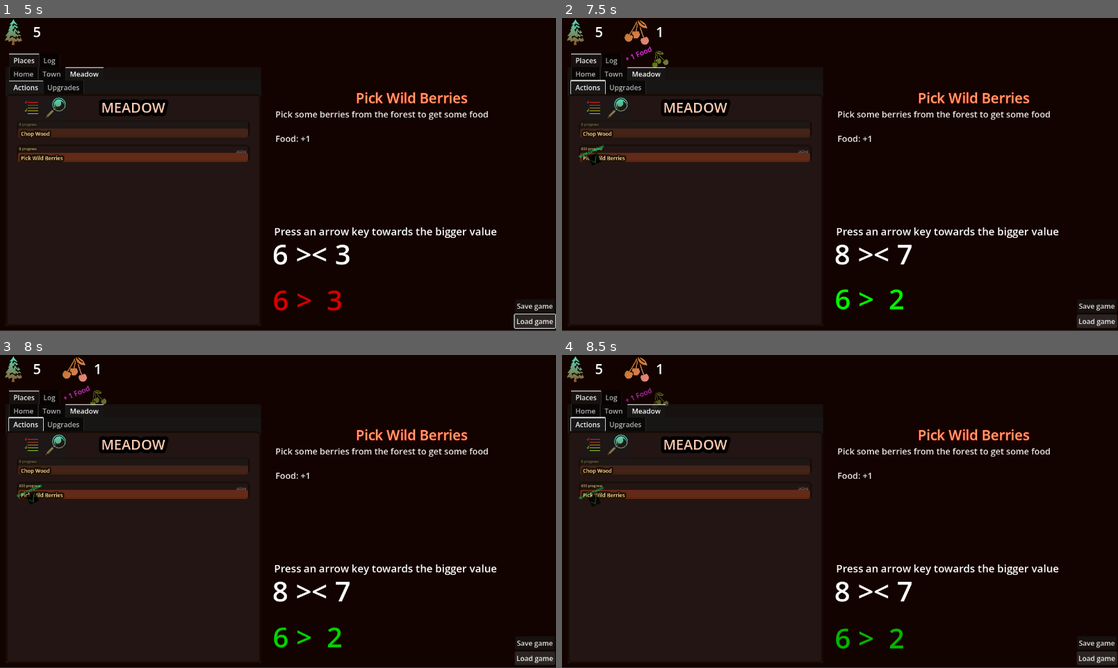
Above: before the commit, frames 1-4 (two rows, left to right).
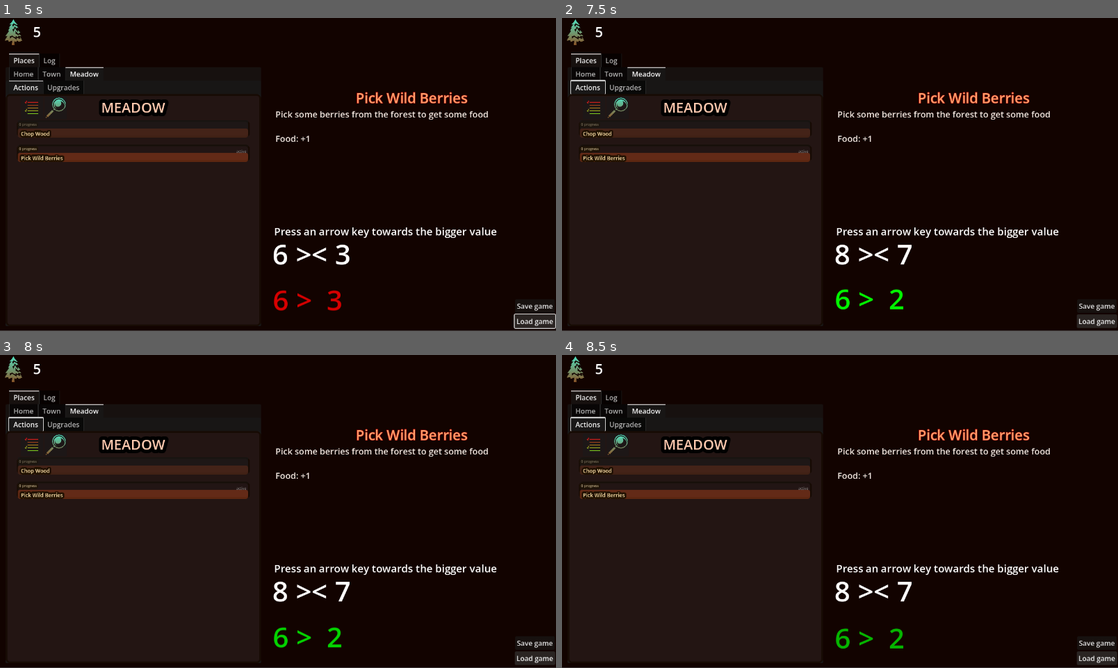
Above: after the commit, the same moments.

Repository: mark-chimes/mathcraft
Game: Godot game, scene res://main.tscn
The game is run twice, just before and just after one commit, with the same random seed, the same clock (stepped at 60 frames per second) and the same inputs.
Inputs (mouse positions are in pixels of both pictures, inside the frame that each line leads up to):
- Up to frame 1 (5 s): click (133, 187) at 0.5 s; click (55, 108) at 1.25 s; click (33, 108) at 2 s; click "Save game" at 2.75 s; click "Load game" at 3.5 s; hold Right (right) from 4.28 s (still down)
- Up to frame 2 (7.5 s): release Right (right) at 5.03 s; hold Left (left) 5.03-5.78 s; hold Right (right) 5.78-7.28 s; tap Enter at 6.5 s; tap Space at 7.25 s; hold Left (left) from 7.28 s (still down)
- Up to frame 3 (8 s): keep holding Left (left)
- Up to frame 4 (8.5 s): keep holding Left (left)

Frame 1 is identical in both runs. In frame 2, 0.4% of the frame differs, in the area x 3-20%, y 0-48%; in frame 3, 0.4%; in frame 4, 0.3%.
Error after the commit: Invalid access to property or key '<RefCounted#-9223371976406464807>' on a base object of type 'Dictionary[ActivityInfo, QuestProgressor]'. (res://quest/quest_…

Commit message:
Resources over time

Diff:
--- a/quest/quest_manager.gd
+++ b/quest/quest_manager.gd
@@ -5,6 +5,7 @@
 @export var quest_display : QuestGroupDisplay
 @export var stock_control : StockControl
 @export var qna : QnA
+@export var quest_progresser: PackedScene
 
 @export var non_question: QuestionGenerator
 @export var null_quest: QuestDetails
@@ -16,6 +17,8 @@
 var locked_quests: Array[QuestDetails]
 
 var quest_activities: Array[ActivityInfo]
+var progressors_by_activities: Dictionary[ActivityInfo, QuestProgressor]
+
 var active_quest: ActivityInfo
 
 const PROGRESS_BY_ANSWER = 800
@@ -79,9 +82,17 @@
 	for quest in to_unlock:
 		print("Unlocking quest: " + quest.quest_title)
 		var new_activity = add_activity_for_quest(quest)
+		var new_progressor = add_progressor_for_activity(new_activity)
 		if new_activity != null:
 			quest_display.update_quest(new_activity)
 		locked_quests.erase(quest)
+
+func add_progressor_for_activity(activity: ActivityInfo):
+	var progressor : QuestProgressor = quest_progresser.instantiate()
+	progressor.initialize(activity, quest_display)
+	progressors_by_activities[activity] = progressor
+	progressor.quest_complete.connect(_quest_completed)
+	add_child(progressor)
 
 func delete_deletable_quests():
 	var to_delete : Array[ActivityInfo] = []
@@ -186,6 +197,10 @@
 
 	quest_activities.erase(activity)
 	quest_display.remove_quest(activity)
+	var progressor = progressors_by_activities[activity]
+	progressors_by_activities.erase(activity)
+	if progressor:
+		progressor.queue_free()
 
 	if quest_activities.is_empty():
 		deactivate_all_quests()
@@ -196,15 +211,14 @@
 	refresh_quest_display()
 
 func _on_answer_correct() -> void:
-	active_quest.progress += PROGRESS_BY_ANSWER
-	if active_quest.progress >= REQUIRED_PROGRESS:
-		active_quest.progress -= REQUIRED_PROGRESS
-		_quest_completed()
-	update_quest_possibility()
-	refresh_quest_display()
-
-func _quest_completed() -> void:
-	quest_display.quest_complete(active_quest)
+	var progressor = progressors_by_activities[active_quest]
+	if not progressor:
+		printerr("NO PROGRESSOR FOR QUEST " + active_quest.quest_title)
+		return
+	progressor.on_correct_answer()
+
+func _quest_completed(completed_quest) -> void:
+	quest_display.quest_complete(completed_quest)
 	active_quest.completion_times += 1
 
 	var yield_specifiers = active_quest.quest.yield_specifiers
--- a/quest/quest_manager.tscn
+++ b/quest/quest_manager.tscn
@@ -1,11 +1,10 @@
 [gd_scene format=3 uid="uid://csh7j5mt7hv5r"]
 
 [ext_resource type="Script" uid="uid://darqe0cwt7ge1" path="res://quest/quest_manager.gd" id="1_fapin"]
-[ext_resource type="Script" uid="uid://bat5xbmp1mw6y" path="res://quest/quest_details.gd" id="2_wnoul"]
-[ext_resource type="Resource" uid="uid://6yhktebqke58" path="res://quest/quest_definitions/berry_quest.tres" id="3_t7ep5"]
-[ext_resource type="Resource" uid="uid://bdps74xrgqou6" path="res://quest/quest_definitions/juice_quest.tres" id="4_qbgci"]
+[ext_resource type="PackedScene" uid="uid://m3qlrycu06ek" path="res://quest/quest_progressor.tscn" id="2_aiuod"]
 
 [node name="QuestManager" type="Node" unique_id=2095940230]
 script = ExtResource("1_fapin")
-initial_quest_details = Array[ExtResource("2_wnoul")]([ExtResource("3_t7ep5"), ExtResource("4_qbgci")])
+quest_progresser = ExtResource("2_aiuod")
 all_quest_details_path = "res://quest/quest_definitions/"
+is_unlock_all = null
--- /dev/null
+++ b/quest/quest_progressor.gd
@@ -0,0 +1,87 @@
+extends Node
+class_name QuestProgressor
+
+signal quest_complete(activity)
+
+@export var quest_display: QuestGroupDisplay
+var activity : ActivityInfo
+var is_initialized = false
+
+func _ready() -> void:
+	pass
+
+func initialize(new_activity: ActivityInfo, new_quest_display: QuestGroupDisplay):
+	activity = new_activity
+	quest_display = new_quest_display
+	if not quest_display.is_node_ready():
+		await quest_display.ready
+	is_initialized = true
+
+func _process(delta) -> void:
+	if not is_initialized:
+		return
+	apply_progress(delta)
+
+var time_since_start = 0
+var progress_acc : float = 0.0
+
+const MAX_PROGRESS = 5000
+const PROGRESS_PER_ANSWER = 200
+
+func on_correct_answer() -> void:
+	allow_progress(PROGRESS_PER_ANSWER)
+
+var progress_to_accumulate = 0
+var progress_accumulated = 0
+
+var PROGRESS_DECREASE_RATE = -1.0	#m
+var SECONDS_TO_EMPTY = 0 # w
+# w = sqrt(-2P/m)
+var MAX_PROGRESS_RATE = 0 # h = -mw
+var leftover_progress = 0.0
+
+func allow_progress(progress_to_increase):
+	leftover_progress = progress_to_accumulate - progress_accumulated
+	progress_to_accumulate = clamp(progress_to_increase + leftover_progress, 0, MAX_PROGRESS)
+	activity.pressure = progress_to_accumulate
+	print("progress_to_accumulate: " + str(progress_to_accumulate))
+	SECONDS_TO_EMPTY = sqrt(-(2.0*progress_to_accumulate) / PROGRESS_DECREASE_RATE) # w
+	# w = sqrt(-2P/m)
+	MAX_PROGRESS_RATE = -PROGRESS_DECREASE_RATE * SECONDS_TO_EMPTY # h = -mw
+	time_since_start = 0.0
+	progress_accumulated = 0
+	activity.progress += progress_to_increase/5.0
+
+func apply_progress(delta):
+	var midpoint = time_since_start + delta/2.0
+	var progress = - PROGRESS_DECREASE_RATE * (SECONDS_TO_EMPTY - midpoint) * delta
+	if progress <= 0.0:
+		progress = 0.0
+		return
+
+	var progress_int : int = int(progress)
+	progress_acc += (progress - progress_int)
+	progress_int += int(progress_acc)
+	progress_acc -= int(progress_acc)*1.0
+
+	increase_progress(progress_int)
+
+	var progress_per_second = progress / delta
+	time_since_start += delta
+
+const REQUIRED_PROGRESS = 1000
+
+func increase_progress(qty):
+	progress_accumulated += qty
+	var int_qty : int = int(qty)
+
+	activity.progress += int_qty
+	if activity.progress >= REQUIRED_PROGRESS:
+		activity.progress -= REQUIRED_PROGRESS
+		_quest_completed()
+	leftover_progress = progress_to_accumulate - progress_accumulated
+	activity.pressure = leftover_progress
+	quest_display.refresh_display_for_quest(activity)
+
+func _quest_completed():
+	quest_complete.emit(activity)
--- /dev/null
+++ b/quest/quest_progressor.tscn
@@ -0,0 +1,6 @@
+[gd_scene format=3 uid="uid://m3qlrycu06ek"]
+
+[ext_resource type="Script" uid="uid://cww363sryjaqb" path="res://quest/quest_progressor.gd" id="1_iirrw"]
+
+[node name="QuestProgressor" type="Node" unique_id=1733344410]
+script = ExtResource("1_iirrw")
--- a/quest/test/questbar_experiment.gd
+++ b/quest/test/questbar_experiment.gd
@@ -5,8 +5,6 @@
 @export var quest1: QuestDetails
 
 var activity1 : ActivityInfo
-
-
 
 func _ready() -> void:
 	activity1 =  ActivityInfo.new()
@@ -19,144 +17,10 @@
 
 	if not quest_display.is_node_ready():
 		await quest_display.ready
+
+	$QuestProgressor.initialize(activity1, quest_display)
 	quest_display.initialize_with_quest_activity(activities)
 	quest_display.refresh()
 
-	$Label/qty_per_second_label.text = str(MAX_PROGRESS_RATE)
-
-var time_since_start = 0
-var progress_acc : float = 0.0
-
-func _process(delta) -> void:
-	#var x_1 = time_since_start
-	#var x_2 = time_since_start + delta
-	#var ave = (x_1 + x_2) / 2
-	apply_progress(delta)
-
-
-
-const MAX_PROGRESS = 5000
-const PROGRESS_PER_ANSWER = 200
-
-func _on_qn_a_answer_correct() -> void:
-	allow_progress(PROGRESS_PER_ANSWER)
-
-var progress_to_accumulate = 0
-var progress_accumulated = 0
-
-var PROGRESS_DECREASE_RATE = -1.0	#m
-var SECONDS_TO_EMPTY = 0 # w
-# w = sqrt(-2P/m)
-var MAX_PROGRESS_RATE = 0 # h = -mw
-var leftover_progress = 0.0
-
-func allow_progress(progress_to_increase):
-	leftover_progress = progress_to_accumulate - progress_accumulated
-	progress_to_accumulate = clamp(progress_to_increase + leftover_progress, 0, MAX_PROGRESS)
-	activity1.pressure = progress_to_accumulate
-	print("progress_to_accumulate: " + str(progress_to_accumulate))
-	SECONDS_TO_EMPTY = sqrt(-(2.0*progress_to_accumulate) / PROGRESS_DECREASE_RATE) # w
-	# w = sqrt(-2P/m)
-	MAX_PROGRESS_RATE = -PROGRESS_DECREASE_RATE * SECONDS_TO_EMPTY # h = -mw
-	time_since_start = 0.0
-	progress_accumulated = 0
-	activity1.progress += progress_to_increase/5.0
-	$Label2/progress_to_acc_label.text = str(progress_to_accumulate)
-
-func apply_progress(delta):
-	var midpoint = time_since_start + delta/2.0
-	var progress = - PROGRESS_DECREASE_RATE * (SECONDS_TO_EMPTY - midpoint) * delta
-	if progress <= 0.0:
-		progress = 0.0
-		return
-
-	var progress_int : int = int(progress)
-	progress_acc += (progress - progress_int)
-	progress_int += int(progress_acc)
-	progress_acc -= int(progress_acc)*1.0
-
-	increase_progress(progress_int)
-
-
-	var progress_per_second = progress / delta
-	$Label/qty_per_second_label.text = str(int(progress_per_second))
-	time_since_start += delta
-
-const REQUIRED_PROGRESS = 1000
-
-func increase_progress(qty):
-	progress_accumulated += qty
-	$Label3/progress_accd_label.text = str(progress_accumulated)
-	var int_qty : int = int(qty)
-
-	activity1.progress += int_qty
-	if activity1.progress >= REQUIRED_PROGRESS:
-		activity1.progress -= REQUIRED_PROGRESS
-		_quest_completed()
-	leftover_progress = progress_to_accumulate - progress_accumulated
-	activity1.pressure = leftover_progress
-	quest_display.refresh()
-
-func _quest_completed():
-	pass
-#
-#var current_progress_per_timeout : float = 0.0
-#
-#var progress_timer : Timer
-#var times_progressed : int = 0
-#const PRESURE_PER_ANSWER : int = 100
-#const MAX_PRESSURE : int = 500
-#const MAX_PROGRESS_PER_TIMEOUT : int = 5
-#const REDUCTION_QTY : float = (1.0*MAX_PROGRESS_PER_TIMEOUT) / (1.0*PRESURE_PER_ANSWER)
-#const PROGRESS_TIMER_TIME = 5.0
-
-
-#
-
-	#
-
-
-#func add_timer():
-	#times_progressed = clamp(times_progressed + PRESURE_PER_ANSWER, 0, MAX_PRESSURE)
-	#current_progress_per_timeout = MAX_PROGRESS_PER_TIMEOUT
-	#print("times_progressed: " + str(times_progressed))
-	#if progress_timer:
-		#progress_timer.queue_free()
-	#progress_timer = Timer.new()
-	#add_child(progress_timer)
-	#
-	#var next_timer_wait_time = PROGRESS_TIMER_TIME / (times_progressed)
-	#progress_timer.wait_time = next_timer_wait_time
-	#progress_timer.one_shot = false
-	#progress_timer.start()
-	#progress_timer.timeout.connect(_on_progress_timer_timeout)
-	#
-#func _on_progress_timer_timeout() -> void:
-	#increase_progress(current_progress_per_timeout)
-	#times_progressed -= 1
-	#if times_progressed <= 0:
-		#progress_timer.queue_free()
-	#var next_timer_wait_time = PROGRESS_TIMER_TIME / (times_progressed)
-#
-	#progress_timer.wait_time = next_timer_wait_time
-
-
-#func add_timer():
-	#times_progressed = MAX_TIMEOUT_TIMES
-	#current_progress_per_timeout = MAX_PROGRESS_PER_TIMEOUT
-	#if progress_timer:
-		#progress_timer.queue_free()
-	#progress_timer = Timer.new()
-	#add_child(progress_timer)
-	#
-	#progress_timer.wait_time = PROGRESS_TIMER_TIME
-	#progress_timer.one_shot = false
-	#progress_timer.start()
-	#progress_timer.timeout.connect(_on_progress_timer_timeout)
-	#
-#func _on_progress_timer_timeout() -> void:
-	#increase_progress(current_progress_per_timeout)
-	#current_progress_per_timeout =  current_progress_per_timeout - REDUCTION_QTY
-	#times_progressed -= 1
-	#if times_progressed <= 0:
-		#progress_timer.queue_free()
+func _on_qn_a_answer_correct():
+	$QuestProgressor.on_correct_answer()
--- a/quest/test/questbar_experiment.tscn
+++ b/quest/test/questbar_experiment.tscn
@@ -9,6 +9,7 @@
 [ext_resource type="PackedScene" uid="uid://cu8rnxwtwn50h" path="res://qna/result_display.tscn" id="6_yel5l"]
 [ext_resource type="PackedScene" uid="uid://cpoa0e671quv4" path="res://stock/stock_control.tscn" id="8_jyi13"]
 [ext_resource type="PackedScene" uid="uid://cuc13sg5m1opb" path="res://stock/display/stock_display.tscn" id="9_dpd2w"]
+[ext_resource type="PackedScene" uid="uid://m3qlrycu06ek" path="res://quest/quest_progressor.tscn" id="10_dpd2w"]
 
 [node name="QuestbarExperiment" type="Node2D" unique_id=607221540 node_paths=PackedStringArray("quest_display")]
 script = ExtResource("1_y8rxp")
@@ -102,4 +103,6 @@
 offset_bottom = 24.0
 text = "0"
 
+[node name="QuestProgressor" parent="." unique_id=1733344410 instance=ExtResource("10_dpd2w")]
+
 [connection signal="answer_correct" from="QnAStuff/QnA" to="." method="_on_qn_a_answer_correct"]
Not shown, added: quest/quest_progressor.gd.uid
